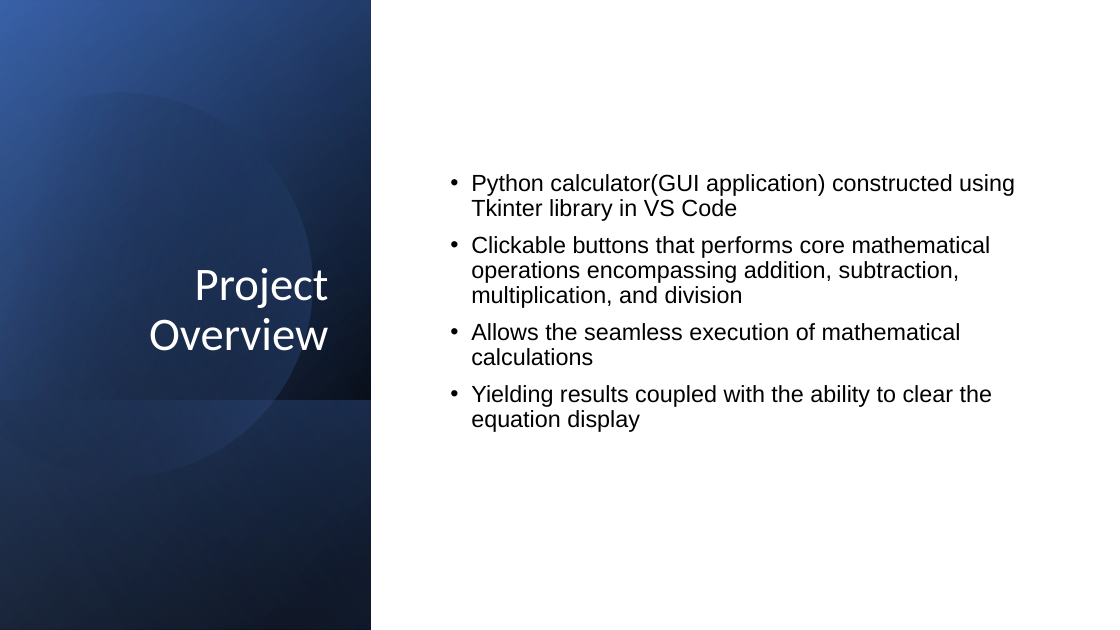
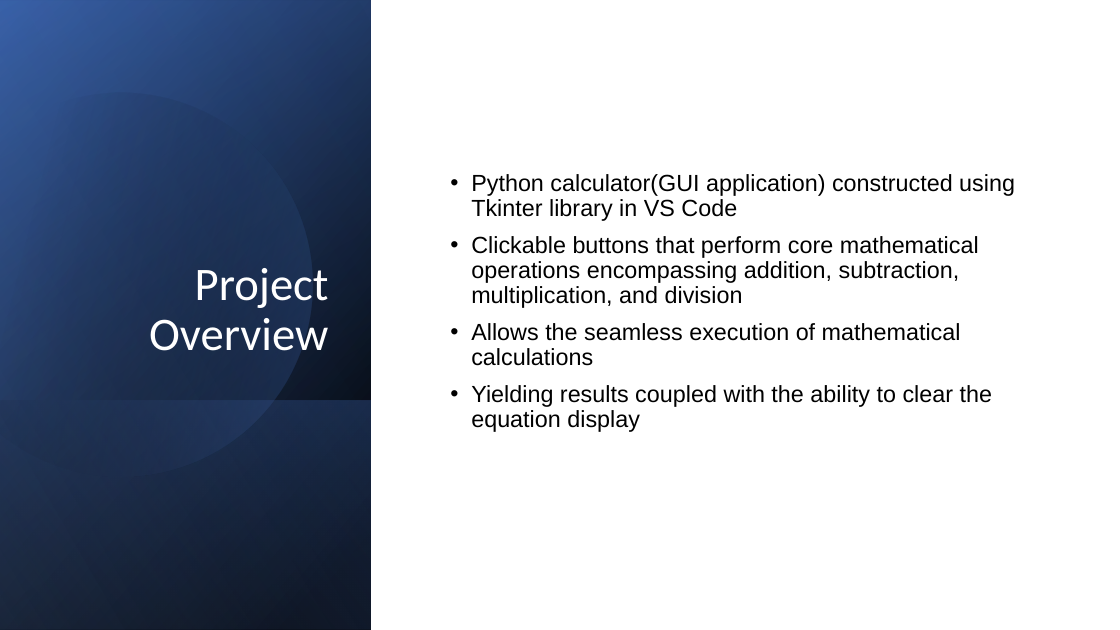
Before and after one commit to Gmahajan189/Project1, a slide deck: slide 2 of Project 1.pptx. Drawn at 1120x630 pixels with LibreOffice and Linux fonts; fonts in the diff are those of the drawing. Boxes give left, top, right and bottom in pixels: in the first picture for what was removed or moved away, otherwise in the second. Text is boxed around its words. In the diff, an @@ line names an element or a change of style, - is before the commit and + after.

```diff
--- a/Project 1.pptx
+++ b/Project 1.pptx
@@ text at (x1=471, y1=236, x2=979, y2=308): text changed @@
-• Clickable buttons that performs core mathematical operations encompassing addition, subtraction, multiplication, and division
+• Clickable buttons that perform core mathematical operations encompassing addition, subtraction, multiplication, and division
```
